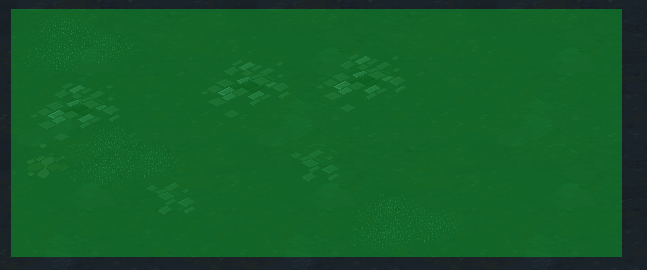
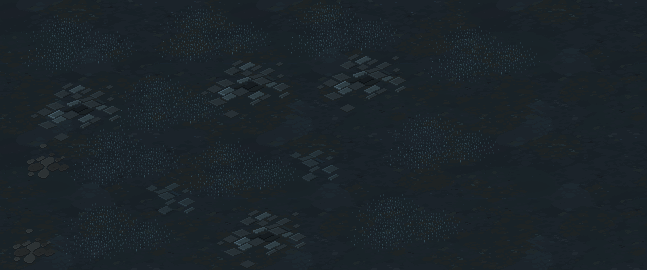
Before/after of a 647x270 layered artwork. What changed in the layer stack:
hid group "Areas" (1 layers) over (11, 9, 622, 257)
added layer "Lajas 0005 copy 3" in group "StartingRoom.png" over (217, 210, 306, 269)
added layer "Pastos 0004 copy 8" in group "StartingRoom.png" over (424, 26, 540, 84)
added layer "Pastos 0004 copy 7" in group "StartingRoom.png" over (383, 114, 499, 172)
added layer "Pastos 0004 copy 6" in group "StartingRoom.png" over (284, 2, 400, 60)
added layer "Pastos 0004 copy 5" in group "StartingRoom.png" over (155, 6, 271, 64)
added layer "Pastos 0004 copy 4" in group "StartingRoom.png" over (183, 141, 299, 199)
added layer "Pastos 0004 copy 3" in group "StartingRoom.png" over (113, 75, 229, 133)
added layer "Pastos 0004 copy 9" in group "StartingRoom.png" over (59, 203, 175, 261)
added layer "Lajas redondas 0005 copy" in group "StartingRoom.png" over (13, 229, 55, 264)
